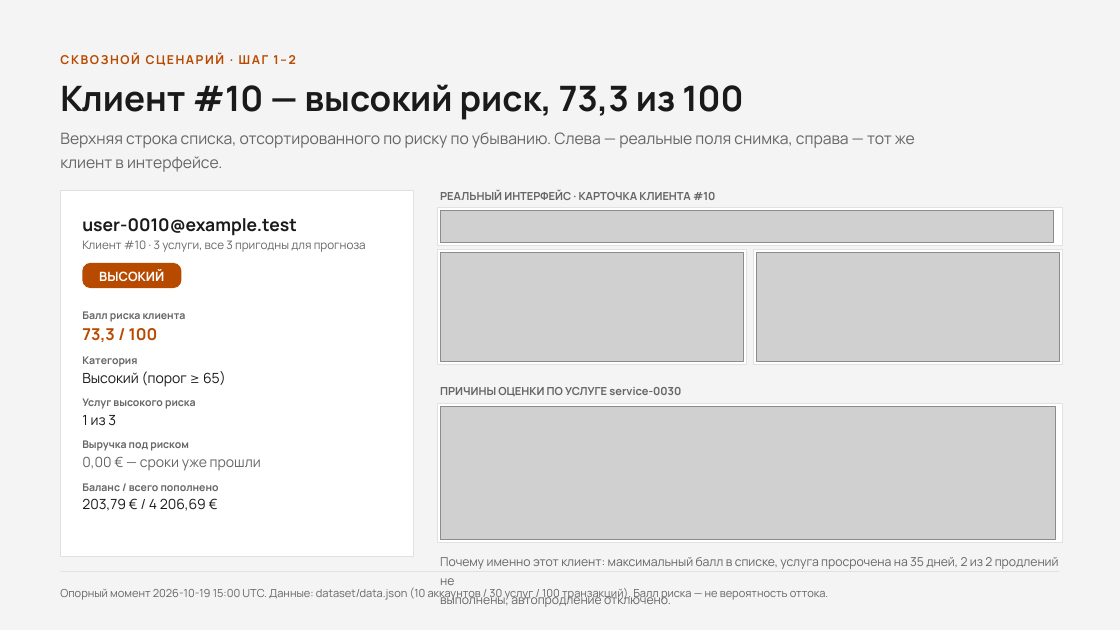
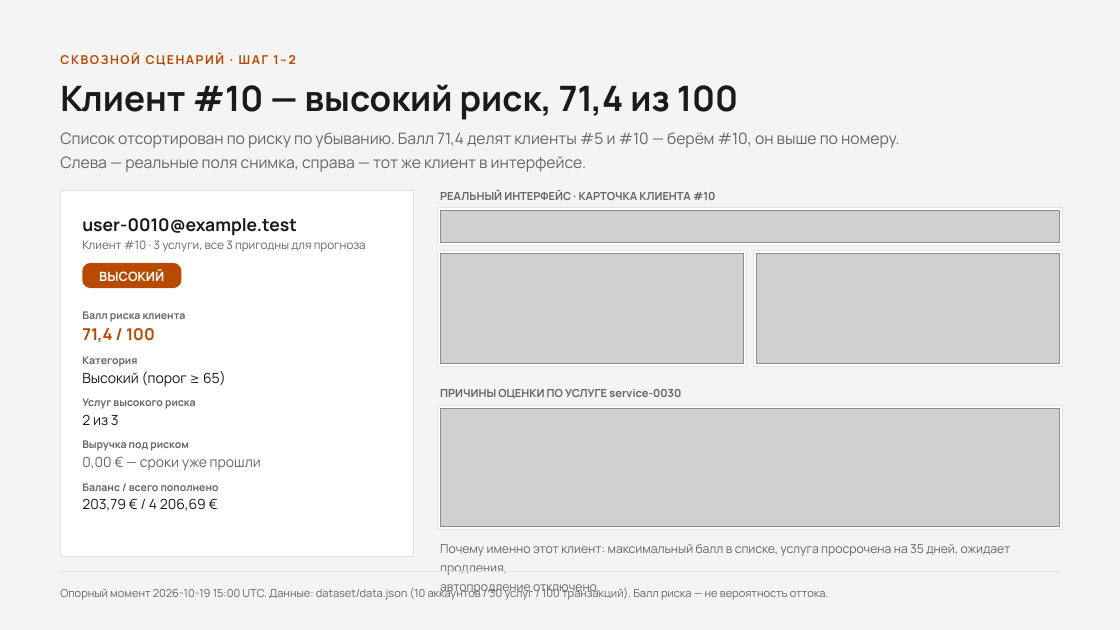
Before and after one commit to ForgeLabHub/ForgeAezaAnalizer, a slide deck: slide 4 of aeza_hackathon_osen_2026.pptx. Drawn at 1120x630 pixels with LibreOffice and Linux fonts; fonts in the diff are those of the drawing; grey boxes stand for pictures. Boxes give left, top, right and bottom in pixels: in the first picture for what was removed or moved away, otherwise in the second. Text is boxed around its words. In the diff, an @@ line names an element or a change of style, - is before the commit and + after.

```diff
--- a/aeza_hackathon_osen_2026.pptx
+++ b/aeza_hackathon_osen_2026.pptx
@@ text at <box>60,84,738,120</box>: text changed @@
-Клиент #10 — высокий риск, 73,3 из 100
+Клиент #10 — высокий риск, 71,4 из 100
@@ text at <box>60,132,899,172</box>: text changed @@
-Верхняя строка списка, отсортированного по риску по убыванию. Слева — реальные поля снимка, справа — тот же
-клиент в интерфейсе.
+Список отсортирован по риску по убыванию. Балл 71,4 делят клиенты #5 и #10 — берём #10, он выше по номеру.
+Слева — реальные поля снимка, справа — тот же клиент в интерфейсе.
@@ picture: place and size @@
-picture at <box>440,211,1054,243</box>
+picture at <box>440,211,1060,243</box>
@@ text at <box>82,328,155,342</box>: text changed @@
-73,3 / 100
+71,4 / 100
@@ text at <box>82,414,119,425</box>: text changed @@
-1 из 3
+2 из 3
@@ rectangle: place and size @@
-rectangle at <box>438,403,1063,543</box>
+rectangle at <box>438,406,1063,530</box>
@@ picture: place and size @@
-picture at <box>440,407,1055,540</box>
+picture at <box>440,408,1060,527</box>
@@ text at <box>440,544,1011,596</box>: text changed @@
-Почему именно этот клиент: максимальный балл в списке, услуга просрочена на 35 дней, 2 из 2 продлений не
-выполнены, автопродление отключено.
+Почему именно этот клиент: максимальный балл в списке, услуга просрочена на 35 дней, ожидает продления,
+автопродление отключено.
```
Also in this commit, not shown: 5 other slides changed, 23 other files.
